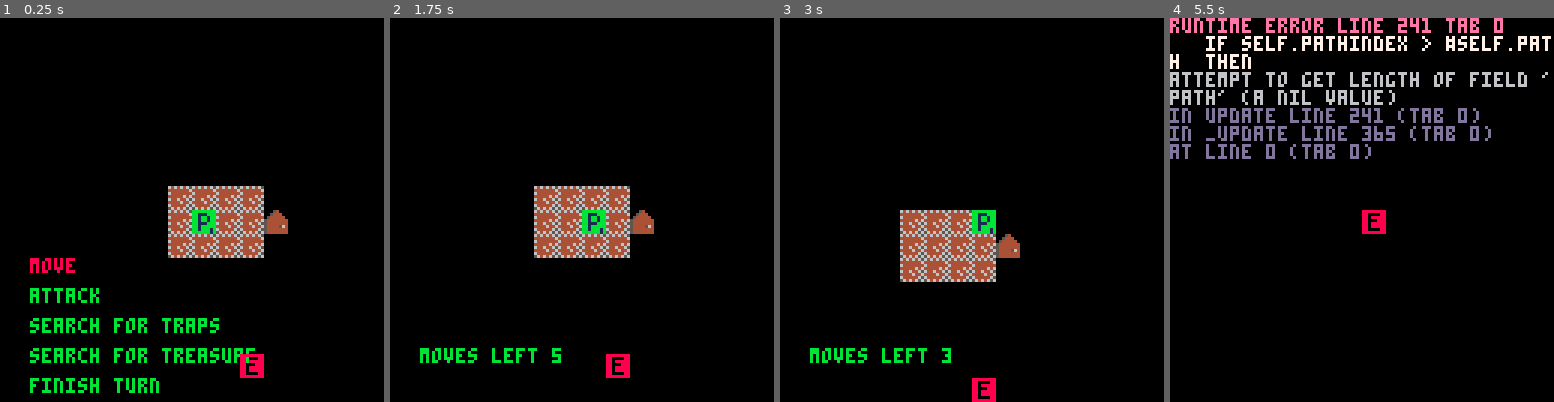
Above: before the commit, frames 1-4 (left to right).
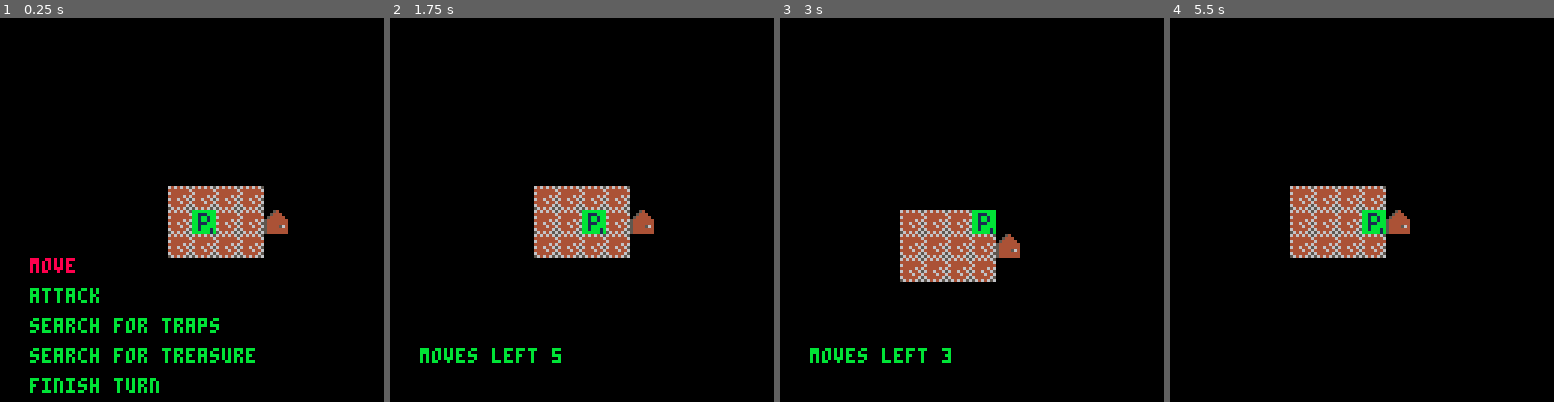
Above: after the commit, the same moments.

Repository: rad-corps/HQuest
Game: PICO-8 cartridge hq.p8
Two runs of this game, one before a commit and one after it. Both use one fixed random seed, a clock stepped at 60 frames per second and the inputs below.
Inputs:
- Up to frame 1 (0.25 s): no input
- Up to frame 2 (1.75 s): tap X (X key) at 0.33, 1.07 s; tap O (Z key) at 0.7, 1.7 s; hold Right from 1.6 s (still down)
- Up to frame 3 (3 s): tap X (X key) at 1.85, 2.97 s; release Right at 2.1 s; tap O (Z key) at 2.1, 2.5, 2.9 s; hold Up 2.15-2.42 s; hold Right from 2.47 s (still down)
- Up to frame 4 (5.5 s): release Right at 3.03 s; hold Left 3.08-3.58 s; tap O (Z key) every 0.4 s from 3.3 to 5.3 s; hold Down 3.63-3.97 s; hold Right 4.02-4.68 s; tap X (X key) at 4.08, 5.2 s; hold Up 4.73-5.03 s; hold Left from 5.08 s (still down)

The runs differ from the first frame. In frame 1, 0.3% of the frame differs, in the area x 62-69%, y 87-94%; in frame 2, 0.3%; in frame 3, 0.3%; in frame 4, 13%, in the area x 0-100%, y 0-63%.
Error before the commit: runtime error line 241 tab 0; if self.pathindex > #self.path then; attempt to get length of field 'path' (a nil value)

Commit message:
turn on enemies when opening door to their room

Diff:
--- a/hq.p8
+++ b/hq.p8
@@ -1,5 +1,5 @@
 pico-8 cartridge // http://www.pico-8.com
-version 8
+version 10
 __lua__
 actors={}
 actor_index=1
@@ -15,32 +15,58 @@
 	door_locations = {
 		{6,3},
 		{8,5}
+	},
+	enemies = {
+		{10,2},
+		{10,4}
 	}
 }
 
 function init_mission()
 	for dl in all (mission.door_locations) do
-		printh(dl[1])
-		printh(dl[2])
 		mset(dl[1], dl[2],48)
 	end
 
 	actors[1].x = mission.starting_point[1]
 	actors[1].y = mission.starting_point[2]
+
+	--add the enemies
+	for en in all(mission.enemies) do
+		--create a new enemy based on the enemy data
+
+		printh("creating enemy: " .. en[1] .. ", " .. en[2])
+		local enemy = enemy:new()
+		enemy.x = en[1]
+		enemy.y = en[2]
+		add(actors, enemy)
+	end
 end
 
 function reveal_rooms(x,y)
-
 	printh("reveal rooms: " .. x .. ", " .. y)
 
 	for rm in all(rooms) do
-		--check for collision with x,y and rm
-		printh("checking room: " .. rm.x .. " " .. rm.y .." " .. rm.w .. " " .. rm.h)
-		if rm.x <= x  and rm.x + rm.w >= x and rm.y <= y and rm.h + rm.y >= y then
+		--check player collision with room
+		if cell_in_room(rm, x, y) then
 			printh("revealing room: " .. rm.x .. " " .. rm.y)
 			rm.visible = true
 		end
-	end
+
+		--check all enemies collision with room
+		for i=2, #actors do
+			if cell_in_room(rm, actors[i].x, actors[i].y) then
+				printh("setting actor to active: " .. i )
+				actors[i].active = true
+			end
+		end
+	end
+end
+
+function cell_in_room(rm,x,y)
+	if rm.x <= x  and rm.x + rm.w >= x and rm.y <= y and rm.h + rm.y >= y then
+		return true
+	end
+	return false
 end
 
 function room:new(o)
@@ -206,6 +230,7 @@
 	o = o or {}
 	setmetatable(o, self)
  	self.__index = self
+ 	self.active = false
 	return o
 end
 
@@ -222,6 +247,10 @@
 
 
 function enemy:update()
+
+	if (self.active == false) then
+		do return end
+	end
 
 	timer += 1
 
@@ -272,7 +301,9 @@
 end
 
 function enemy:draw()
-	spr(16, self.x * 8, self.y * 8)
+	if self.active == true then
+		spr(16, self.x * 8, self.y * 8)
+	end
 end
 
 function enemy:calcpath()
@@ -353,12 +384,6 @@
 
 	--init players and enemies
 	actors[1] = player:new()
-
-	for i=2, 3 do
-		actors[i] = enemy:new()
-		actors[i].x = flr(rnd(32))
-		actors[i].y = flr(rnd(32))
-	end
 
 	init_mission()
 end
@@ -525,12 +550,12 @@
 bb1bbb1bbb1b1b1bbb11b1b1bb11b1b1000000000000000000000000000000000000000000000000000000000000000000000000000000000000000000000000
 bbbbbb1bbbbb1b1bbbb1b1b1bbb1bb1b000000000000000000000000000000000000000000000000000000000000000000000000000000000000000000000000
 88888888888888888888888888888888000000000000000000000000000000000000000000000000000000000000000000000000000000000000000000000000
-88000088880000888800008888000088000000000000000000000000000000000000000000000000000000000000000000000000000000000000000000000000
-88088888880888888808888888088888000000000000000000000000000000000000000000000000000000000000000000000000000000000000000000000000
-88000888880008888800088888000888000000000000000000000000000000000000000000000000000000000000000000000000000000000000000000000000
-88088888880888888808888888088888000000000000000000000000000000000000000000000000000000000000000000000000000000000000000000000000
-88088888880888888808888888088888000000000000000000000000000000000000000000000000000000000000000000000000000000000000000000000000
-88000088880000888800008888000088000000000000000000000000000000000000000000000000000000000000000000000000000000000000000000000000
+88111188881111888811118888111188000000000000000000000000000000000000000000000000000000000000000000000000000000000000000000000000
+88188888881888888818888888188888000000000000000000000000000000000000000000000000000000000000000000000000000000000000000000000000
+88111888881118888811188888111888000000000000000000000000000000000000000000000000000000000000000000000000000000000000000000000000
+88188888881888888818888888188888000000000000000000000000000000000000000000000000000000000000000000000000000000000000000000000000
+88188888881888888818888888188888000000000000000000000000000000000000000000000000000000000000000000000000000000000000000000000000
+88111188881111888811118888111188000000000000000000000000000000000000000000000000000000000000000000000000000000000000000000000000
 88888888888888888888888888888888000000000000000000000000000000000000000000000000000000000000000000000000000000000000000000000000
 000000006565656564646465686868656c6c6c656d6d6d65616161656f6f6f656e6e6e6563636365000000000000000000000000000000000000000000000000
 00000000555555564444444688888886ccccccc6ddddddd611111116fffffff6eeeeeee633333336000000000000000000000000000000000000000000000000
